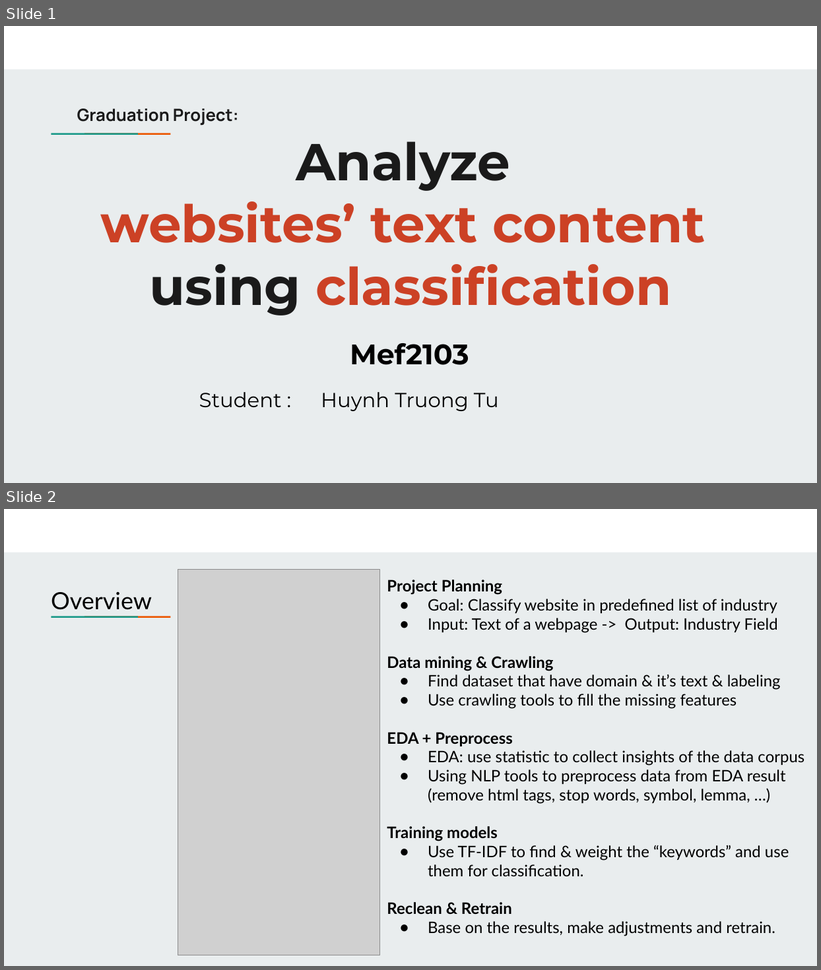
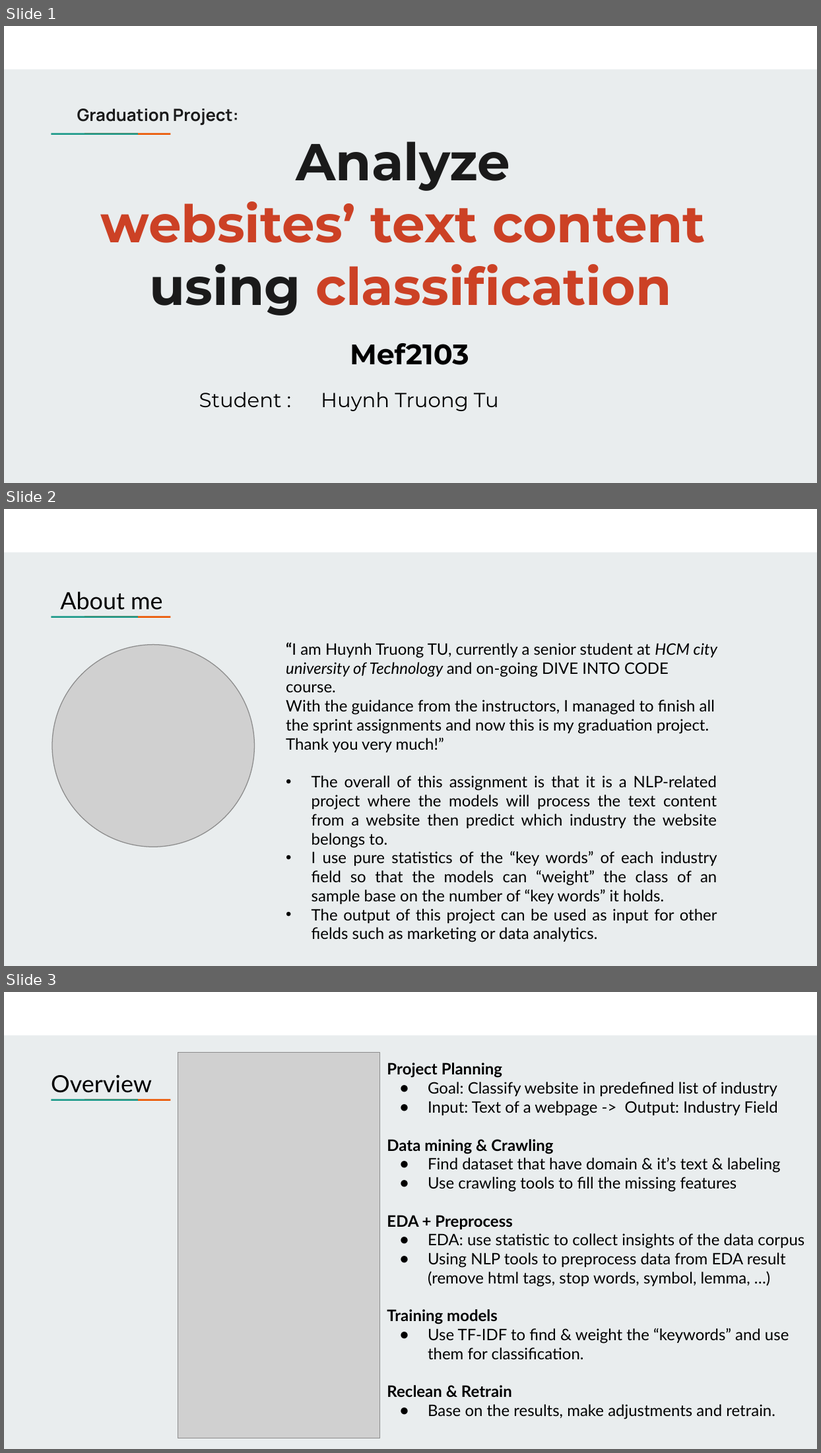
Before and after one commit to Tuhuynhbk/diveintocode-ml, a slide deck: Graduation_Project/mef2103_HUYNH_Truong Tu.pptx. Shown one above the other, each under a label of ours: slides 1 and 2 before the commit, slides 1, 2 and 3 after it. The pictures are 821x970 and 821x1453 pixels, drawn with LibreOffice and Linux fonts; fonts in the diff are those of the drawing; grey boxes stand for pictures; background and template pictures are left out. Boxes give left, top, right and bottom in pixels: in the first picture for what was removed or moved away, otherwise in the second. Text is boxed around its words. In the diff, an @@ line names an element or a change of style, - is before the commit and + after.

Commit message:
update

```diff
--- a/Graduation_Project/mef2103_HUYNH_Truong Tu.pptx
+++ b/Graduation_Project/mef2103_HUYNH_Truong Tu.pptx
@@ slide 2 added at (4, 509, 817, 966), background #E9EDEE; not listed: 3 template elements that a slide beside it also shows @@
@@ text added at (60, 591, 163, 610), 21 pt, text #000000 @@
+About me
@@ picture added at (52, 645, 254, 848) @@
@@ text added at (286, 642, 717, 943), 14 pt, text #000000 @@
+“I am Huynh Truong TU, currently a senior student at HCM city university of Technology and on-going DIVE INTO CODE course.
+With the guidance from the instructors, I managed to finish all the sprint assignments and now this is my graduation project. Thank you very much!”
+• The overall of this assignment is that it is a NLP-related project where the models will process the text content from a website then predict which industry the website belongs to.
+• I use pure statistics of the “key words” of each industry field so that the models can “weight” the class of an sample base on the number of “key words” it holds.
+• The output of this project can be used as input for other fields such as marketing or data analytics.
@@ what was slide 2 is now slide 3 @@
```
